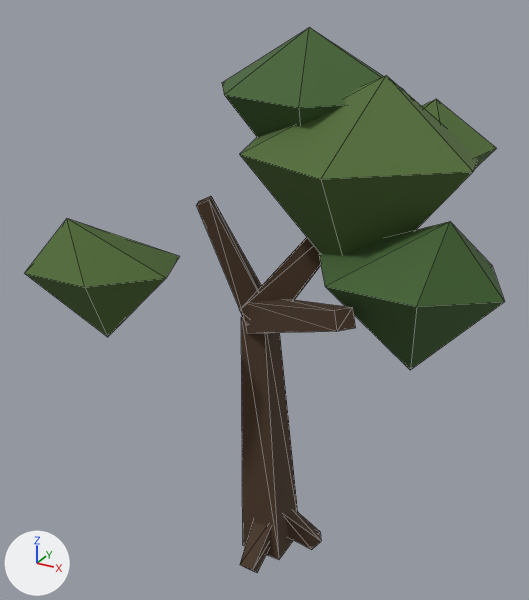
A saved change to the glTF model assets/models/nature/tree_broad_b.glb.
Camera for both pictures: a 50 mm camera at (49.8, -93.3, 92.5) aimed at (-1.4, -0.2, 46.0). Arrows for +X, +Y and +Z are at lower left; the lights stay in place. The picture after the commit comes second. Mesh edges are drawn as thin lines. Where no turn or scale is listed for an object, it has been applied to the vertices. Vertices at exactly the same position are counted once.

In view in the first picture: 'bole', 'crown', 'crown.001', 'crown.002', 'crown.003', 'crown.004', 'fork', 'fork.001', 'fork.002', 'root', 'root.002'.
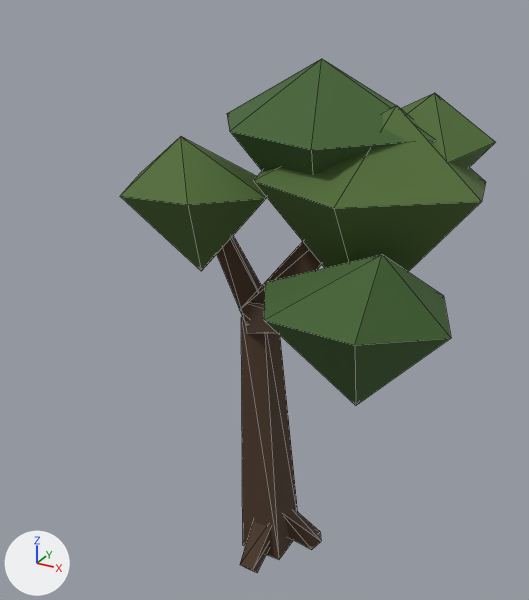
What differs and where, as boxes [x1, y1, x2, y2] in the pictures (529 x 600 px):
'crown', moved: before [240, 75, 477, 255]; after [254, 105, 486, 271]
'crown.001', reshaped: before [319, 222, 505, 370]; after [264, 255, 451, 405]
'crown.004', reshaped (14% taller): before [24, 219, 179, 337]; after [120, 136, 266, 271]
'crown.002', moved, rescaled (15% wider): before [222, 27, 404, 137]; after [227, 59, 436, 175]
'crown.003', moved: before [422, 99, 496, 169]; after [401, 93, 496, 168]
'fork.002', unchanged, covered by the edit: before [246, 299, 356, 333]; after [246, 301, 277, 333]

The change, as a diff of the scene's bpy script:
```diff
--- a/assets/models/nature/tree_broad_b.glb.py
+++ b/assets/models/nature/tree_broad_b.glb.py
@@ me_crown @@
 # used by ob_crown; location = (0.0, 0.0, 0.0)
-me_crown.from_pydata(...)  # 8 vertices, 12 faces; spans x -5.1..30.1, y -14.4..18.8, z 49.5..81.0
+me_crown.from_pydata(...)  # 8 vertices, 12 faces; spans x -4.1..31.1, y -12.4..20.8, z 45.5..77.0
+# me_crown part 1: the whole mesh is moved by (1.0, 2.0, -4.0)
 me_crown.materials.append(mat_foliage_c)
@@ me_crown_001 @@
 # used by ob_crown_001; location = (0.0, 0.0, 0.0)
 # before: 0 (31.6, 5.4, 56.0) at pixel (492, 265), 1 (18.3, 8.1, 57.1), 2 (8.4, -1.5, 55.8) at pixel (318, 254), 3 (14.6, -13.2, 56.3) at pixel (324, 286), 4 (27.7, -16.1, 57.4) at pixel (416, 306)
 # before: 5 (35.8, -6.1, 55.9) at pixel (504, 301)
-me_crown_001.from_pydata(...)  # 8 vertices, 12 faces; spans x 8.4..35.8, y -16.1..8.1, z 42.3..65.0
-me_crown_001.vertices[6].co = (28.0, -6.0, 65.0)  # pixel (450, 221)
-me_crown_001.vertices[7].co = (24.2, -4.5, 42.3)  # pixel (410, 370)
+me_crown_001.from_pydata(...)  # 8 vertices, 12 faces; spans x 4.4..31.8, y -25.1..-0.9, z 40.3..63.0
+# me_crown_001 part 2
+for i in [*range(0, 6)]: me_crown_001.vertices[i].co += Vector((-4.0, -9.0, -2.0))
+me_crown_001.vertices[6].co = (23.0, -16.0, 63.0)  # pixel (382, 254)
+me_crown_001.vertices[7].co = (20.0, -13.8, 40.3)  # pixel (355, 405)
 me_crown_001.materials.append(mat_foliage_b)
@@ me_crown_002 @@
 # used by ob_crown_002; location = (0.0, 0.0, 0.0)
-me_crown_002.from_pydata(...)  # 8 vertices, 12 faces; spans x -14.6..18.9, y -7.3..19.2, z 60.8..86.0
+me_crown_002.from_pydata(...)  # 8 vertices, 12 faces; spans x -12.7..23.0, y -10.3..18.1, z 55.5..82.0
+# me_crown_002 part 3: the whole mesh is scaled about its middle by (1.07, 1.07, 1.05), then moved by (3.0, -2.1, -4.6)
 me_crown_002.materials.append(mat_foliage_b)
@@ me_crown_003 @@
 # used by ob_crown_003; location = (0.0, 0.0, 0.0)
-me_crown_003.from_pydata(...)  # 8 vertices, 12 faces; spans x 7.3..29.0, y -2.4..22.0, z 58.1..77.0
+me_crown_003.from_pydata(...)  # 8 vertices, 12 faces; spans x 7.3..29.0, y -3.4..21.0, z 59.1..78.0
+# me_crown_003 part 4: the whole mesh is moved by (0.0, -1.0, 1.0)
 me_crown_003.materials.append(mat_foliage_c)
@@ me_crown_004 @@
 # used by ob_crown_004; location = (0.0, 0.0, 0.0)
 # before: 2 (-35.5, -10.0, 52.6), 3 (-30.4, -21.5, 52.3) at pixel (24, 273), 4 (-17.7, -22.5, 53.0) at pixel (84, 287), 5 (-10.1, -13.8, 52.8) at pixel (166, 278)
-me_crown_004.from_pydata(...)  # 8 vertices, 12 faces; spans x -35.5..-10.1, y -22.5..-1.4, z 39.8..60.0
-me_crown_004.vertices[0].co = (-14.7, -3.8, 52.1)  # pixel (179, 256)
-me_crown_004.vertices[1].co = (-26.4, -1.4, 51.9)
-me_crown_004.vertices[6].co = (-26.0, -16.0, 60.0)  # pixel (66, 218)
-me_crown_004.vertices[7].co = (-23.0, -13.0, 39.8)  # pixel (107, 337)
+me_crown_004.from_pydata(...)  # 8 vertices, 12 faces; spans x -24.5..0.9, y -12.5..8.6, z 49.6..71.0
+# me_crown_004 part 5
+for i in [*range(2, 6)]: me_crown_004.vertices[i].co += Vector((11.0, 10.0, 10.9))
+me_crown_004.vertices[0].co = (-3.7, 6.2, 63.0)
+me_crown_004.vertices[1].co = (-15.4, 8.6, 62.8)
+me_crown_004.vertices[6].co = (-14.0, -3.0, 71.0)  # pixel (180, 136)
+me_crown_004.vertices[7].co = (-11.8, -2.2, 49.6)  # pixel (201, 271)
 me_crown_004.materials.append(mat_foliage_c)
```
